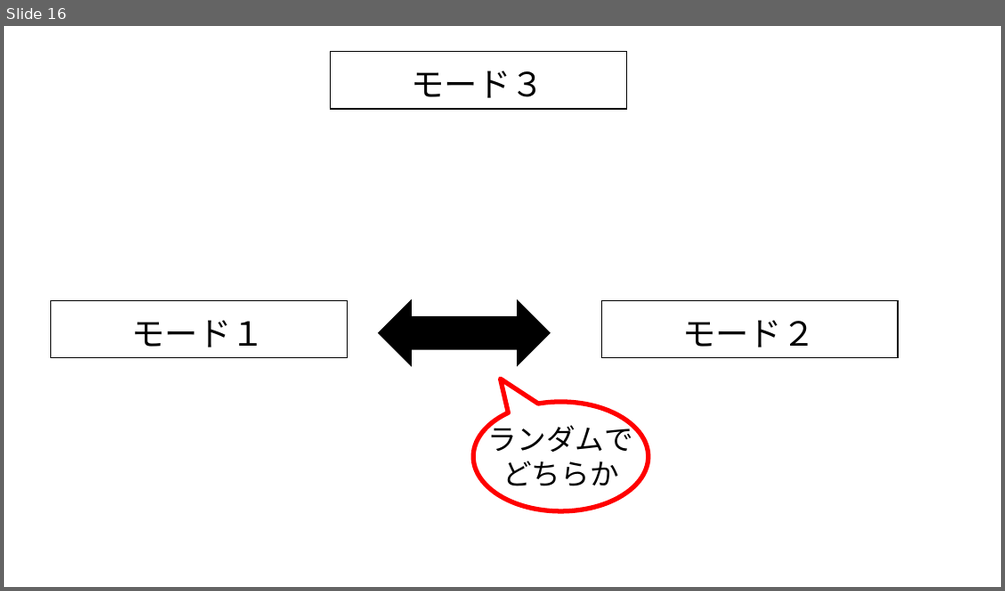
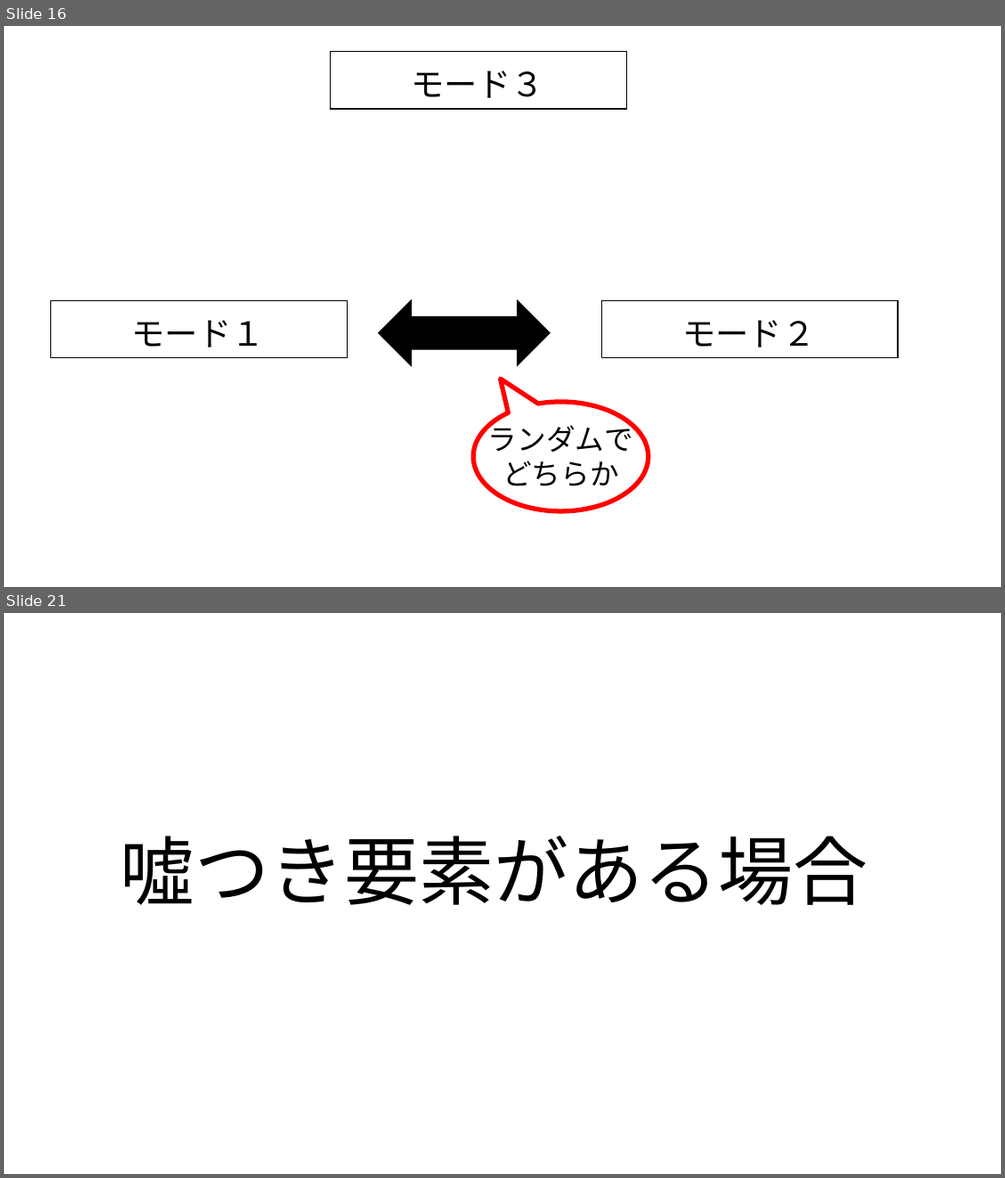
Before and after one commit to MizukiKato0416/sotsugyou_time_kato, a slide deck: 卒業制作_大元_ミニゲーム大全（仮）.pptx. Shown one above the other, each under a label of ours: slide 16 before the commit, slides 16 and 21 after it; the slides between them are not shown. The pictures are 1005x591 and 1005x1178 pixels, drawn with LibreOffice and Linux fonts; fonts in the diff are those of the drawing. Boxes give left, top, right and bottom in pixels: in the first picture for what was removed or moved away, otherwise in the second. Text is boxed around its words. In the diff, an @@ line names an element or a change of style, - is before the commit and + after.

```diff
--- a/卒業制作_大元_ミニゲーム大全（仮）.pptx
+++ b/卒業制作_大元_ミニゲーム大全（仮）.pptx
@@ slide 21 added at (4,613,1001,1174), background #FFFFFF @@
@@ title added at (120,835,867,905), 72 pt, text #000000 @@
+噓つき要素がある場合
```
Also in this commit, not shown: 8 other slides added, 1 other file.
